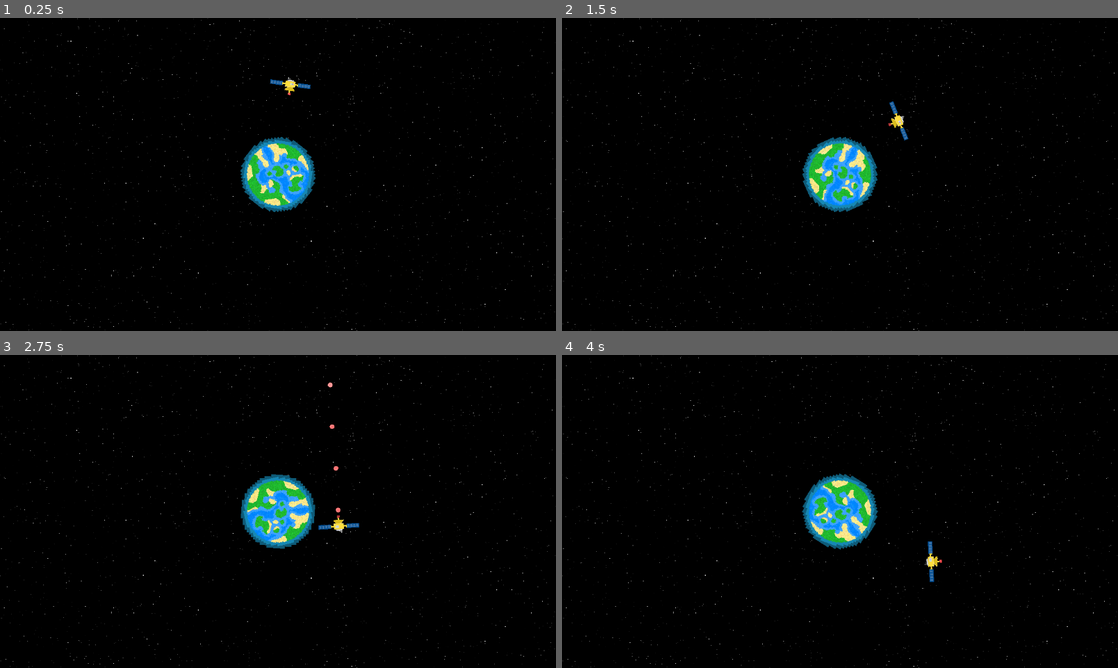
Above: before the commit, frames 1-4 (two rows, left to right).
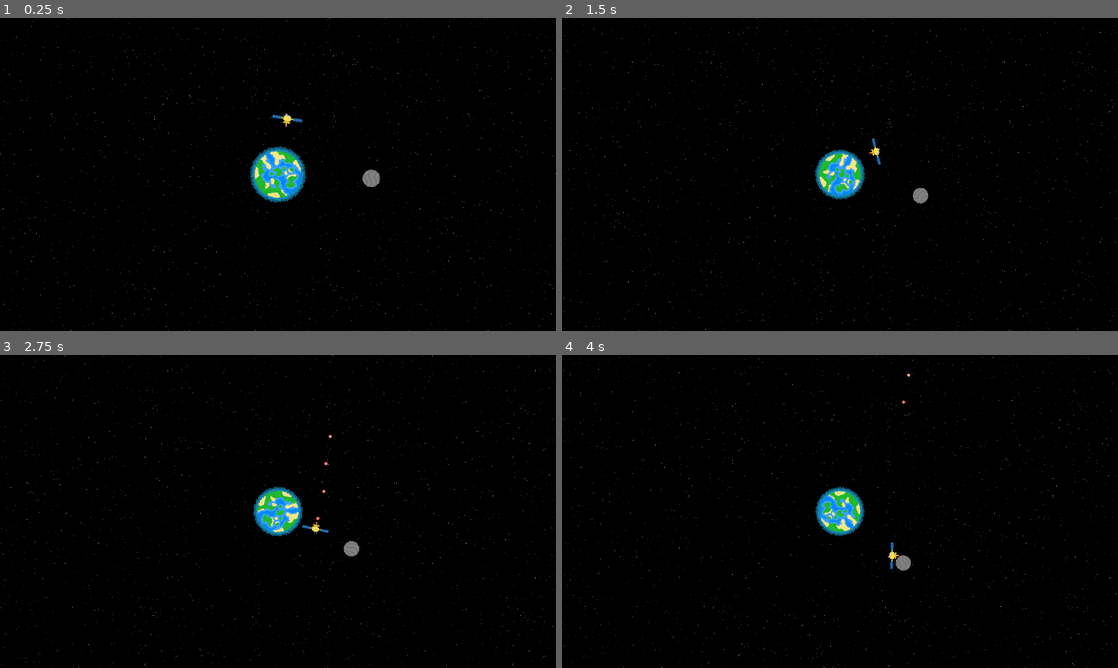
Above: after the commit, the same moments.

Repository: Birb-Games/gmtk-2025
Game: Godot game, scene res://scenes/main.tscn
The game is run twice, just before and just after one commit, with the same random seed, the same clock (stepped at 60 frames per second) and the same inputs.
Inputs (mouse positions are in pixels of both pictures, inside the frame that each line leads up to):
- Up to frame 1 (0.25 s): no input
- Up to frame 2 (1.5 s): move the mouse to (962, 158) at 0.52 s; hold Right (right) 0.53-1.28 s; tap Mouse wheel up (zoom_camera_in) at 0.6 s; tap Mouse wheel down (zoom_camera_out) at 0.8, 1.35 s; move the mouse to (728, 190) at 1.27 s; hold Down (down) from 1.28 s (still down)
- Up to frame 3 (2.75 s): tap Mouse wheel up (zoom_camera_in) at 1.55 s; move the mouse to (333, 442) at 2.02 s; release Down (down) at 2.03 s; press the mouse at (333, 442) at 2.03 s; hold Right (right) from 2.03 s (still down); tap Mouse wheel down (zoom_camera_out) at 2.3 s
- Up to frame 4 (4 s): move the mouse to (812, 574) at 2.77 s; release Right (right) at 2.78 s; release the mouse at (812, 574) at 2.78 s; hold Up (up) 2.78-3.53 s; tap Mouse wheel up (zoom_camera_in) at 2.85 s; move the mouse to (1006, 558) at 3.52 s; hold A (left) from 3.53 s (still down); tap Mouse wheel down (zoom_camera_out) at 3.6 s

The runs differ from the first frame. In frame 1, 3.4% of the frame differs, in the area x 0-100%, y 0-100%; in frame 2, 3.5%; in frame 3, 3.6%; in frame 4, 3.6%.

Commit message:
added moon + updated asteroid

Diff:
--- a/scenes/main.tscn
+++ b/scenes/main.tscn
@@ -18,5 +18,3 @@
 texture = ExtResource("2_0wfyh")
 
 [node name="Planet" parent="." instance=ExtResource("4_jyhfs")]
-
-[node name="Camera2D" type="Camera2D" parent="."]
--- a/scenes/small_planet.tscn
+++ b/scenes/moon.tscn
@@ -4,12 +4,13 @@
 [ext_resource type="Texture2D" uid="uid://cxp03devbq75m" path="res://assets/textures/small_planet.png" id="2_hxnfn"]
 
 [sub_resource type="CircleShape2D" id="CircleShape2D_cktii"]
-radius = 16.0
+radius = 24.0208
 
-[node name="SmallPlanet" instance=ExtResource("1_jmpwg")]
+[node name="Moon" instance=ExtResource("1_jmpwg")]
 mass = 0.5
 
 [node name="Sprite2D" parent="." index="0"]
+scale = Vector2(1.5, 1.5)
 texture = ExtResource("2_hxnfn")
 
 [node name="CollisionShape2D" parent="." index="1"]
--- a/scenes/planet.tscn
+++ b/scenes/planet.tscn
@@ -1,9 +1,11 @@
-[gd_scene load_steps=5 format=3 uid="uid://2oltjvbyir1q"]
+[gd_scene load_steps=7 format=3 uid="uid://2oltjvbyir1q"]
 
 [ext_resource type="PackedScene" uid="uid://cxo4kp71j6amn" path="res://scenes/player_satellite.tscn" id="1_cktii"]
 [ext_resource type="Script" uid="uid://do6jtfhrbmf7w" path="res://scripts/level.gd" id="1_h8ms6"]
 [ext_resource type="PackedScene" uid="uid://dgc6sxp0v4uf6" path="res://scenes/asteroid.tscn" id="2_0k1rn"]
 [ext_resource type="PackedScene" uid="uid://rl7rou56kuhg" path="res://scenes/earth.tscn" id="3_ggt7d"]
+[ext_resource type="PackedScene" uid="uid://cfnsaojiroi77" path="res://scenes/moon.tscn" id="5_48b8c"]
+[ext_resource type="Script" uid="uid://dhtha4j8jelh4" path="res://scripts/camera.gd" id="6_3s4jt"]
 
 [node name="Planet" type="Node2D" node_paths=PackedStringArray("center_object")]
 script = ExtResource("1_h8ms6")
@@ -11,9 +13,16 @@
 asteroid_scene = ExtResource("2_0k1rn")
 
 [node name="PlayerSatellite" parent="." instance=ExtResource("1_cktii")]
-position = Vector2(0, -184)
+position = Vector2(0, -152)
 rotation = 3.14159
 
 [node name="Earth" parent="." instance=ExtResource("3_ggt7d")]
 
+[node name="TestMoon" parent="." instance=ExtResource("5_48b8c")]
+position = Vector2(258, 0)
+
+[node name="Camera2D" type="Camera2D" parent="."]
+zoom = Vector2(0.75, 0.75)
+script = ExtResource("6_3s4jt")
+
 [connection signal="area_entered" from="Earth" to="Earth" method="_on_area_entered"]
--- a/scenes/player_satellite.tscn
+++ b/scenes/player_satellite.tscn
@@ -46,3 +46,5 @@
 position = Vector2(0, -16)
 
 [node name="Marker2D" type="Marker2D" parent="BulletSpawnPos"]
+
+[connection signal="area_entered" from="." to="." method="_on_area_entered"]
--- a/scripts/asteroid.gd
+++ b/scripts/asteroid.gd
@@ -7,7 +7,18 @@
 const LIFETIME = 10.0
 var lifetime_timer = LIFETIME
 
+var target_scale: float = 0.0
+func _ready() -> void:
+	target_scale = scale.x
+	if !is_debris:
+		scale = Vector2.ZERO
+
 func _process(delta: float) -> void:
+	if scale.x < target_scale:
+		scale.x += delta
+		scale.x = clamp(scale.x, 0.0, target_scale)
+		scale.y = scale.x
+
 	if is_debris:
 		lifetime_timer -= delta
 	if lifetime_timer < 0.0:
@@ -27,7 +38,7 @@
 		asteroid.scale = Vector2(asteroid_scale, asteroid_scale)
 		asteroid.is_debris = true
 		asteroid.position = position + dist * Vector2(cos(angle), sin(angle))
-		asteroid.initial_vel = Vector2(cos(angle), sin(angle)) * 80.0
+		asteroid.velocity = Vector2(cos(angle), sin(angle)) * 80.0
 		level.call_deferred("add_child", asteroid)
 	queue_free()
 
--- a/scripts/camera.gd
+++ b/scripts/camera.gd
@@ -1,15 +1,15 @@
 extends Camera2D
 
-const MIN_ZOOM: float = 1.0
-const MAX_ZOOM: float = 4.0
+const MIN_ZOOM: float = 0.5
+const MAX_ZOOM: float = 2.0
 
 func _process(_delta: float) -> void:
 	# Manage camera zoom
 	if Input.is_action_just_pressed("zoom_camera_out"):
 		zoom *= 0.9
-		$/root/Main/Parallax2D.repeat_times = (1 / zoom.x) + 2 # Adjust the background coverage
 	elif Input.is_action_just_pressed("zoom_camera_in"):
 		zoom *= 1.1
-		$/root/Main/Parallax2D.repeat_times = (1 / zoom.x) + 2
+	# Adjust the background coverage
+	$/root/Main/Parallax2D.repeat_times = (1 / zoom.x) + 2
 	zoom.x = clamp(zoom.x, MIN_ZOOM, MAX_ZOOM)
 	zoom.y = zoom.x
--- a/scripts/level.gd
+++ b/scripts/level.gd
@@ -30,11 +30,14 @@
 func spawn_asteroid() -> void:
 	# Spawn asteroid
 	var asteroid: SpaceObject = asteroid_scene.instantiate()
+	var player_satellite = get_node_or_null("PlayerSatellite")
+	if player_satellite == null:
+		return
 	# Generate random position
-	var dist = randf_range($PlayerSatellite.min_dist, $PlayerSatellite.max_dist)
+	var dist = randf_range(player_satellite.min_dist, player_satellite.max_dist)
 	var angle = randf() * 2.0 * PI
 	var pos = Vector2(cos(angle), sin(angle)) * dist
-	if (pos - $PlayerSatellite.position).length() < 50.0:
+	if (pos - player_satellite.position).length() < 100.0:
 		return
 	asteroid.position = pos
 	asteroid.set_orbit(center_object)
--- a/scripts/player_satellite.gd
+++ b/scripts/player_satellite.gd
@@ -9,10 +9,13 @@
 @export var orbital_speed: float = 100.0
 @export var speed: float = 120.0
 @export var min_dist: float = 128.0
-@export var max_dist: float = 300.0
+@export var max_dist: float = 400.0
 @export var bullet_scene: PackedScene
 var reverse_timer: float = 0.0
 var shoot_timer: float = 0.0
+
+const MAX_HEALTH: int = 20
+var health: int = MAX_HEALTH
 
 func reverse_dir() -> void:
 	if reverse_timer > 0.0:
@@ -63,3 +66,18 @@
 
 	shoot_timer -= delta
 	shoot()
+
+	if health <= 0:
+		explode()
+
+func explode():
+	queue_free()
+
+func _on_area_entered(area: Area2D) -> void:
+	if area is Asteroid:
+		if area.is_debris:
+			health -= 1
+		else:
+			health = 0
+	elif area is SpaceObject:
+		health = 0
--- a/scripts/space_object.gd
+++ b/scripts/space_object.gd
@@ -14,14 +14,10 @@
 var velocity: Vector2 = Vector2.ZERO
 @export var mass: float = 1.0
 @export var orbit: bool = true
-var health: float = 0.0
-var max_health: float = 0.0
 
 func _ready() -> void:
 	if initial_vel.length() > 0.0:
 		velocity = initial_vel
-	health = mass
-	max_health = health
 
 func simulate_physics(delta: float) -> void:
 	position += velocity * delta / 2.0
Binary file removed: assets/textures/laser_cannon.png
Not shown, removed: assets/textures/laser_cannon.png.import
Binary file removed: assets/textures/rocket_boosters.png
Not shown, removed: assets/textures/rocket_boosters.png.import
